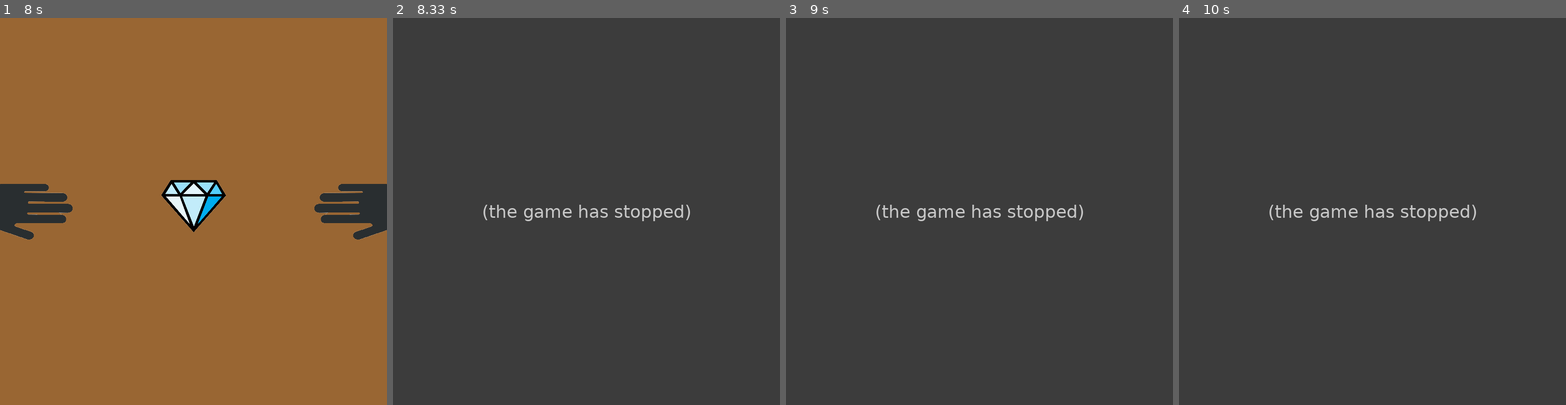
Above: before the commit, frames 1-4 (left to right).
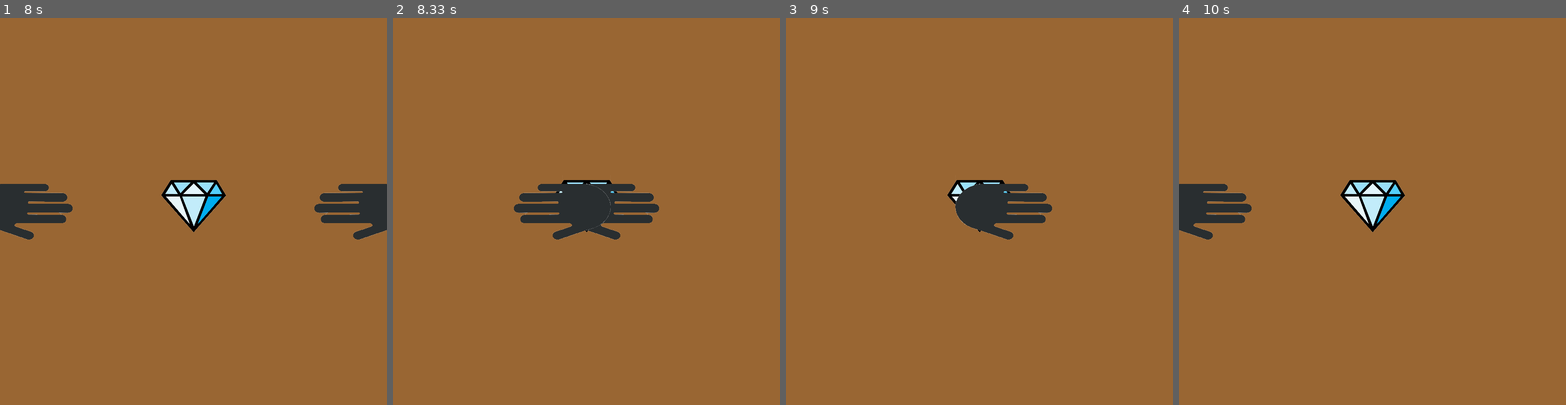
Above: after the commit, the same moments.

Repository: WingiM/PygameMiniGames
Game: pygame game, started from main.py
Same seed, same stepped clock (60 frames per second), same inputs: the game is played once before the commit and once after it.
Inputs (mouse positions are in pixels of both pictures, inside the frame that each line leads up to):
- Up to frame 1 (8 s): tap Right Alt at 0.33, 3.17, 7.7 s; tap Space at 0.67, 2.17, 3.83, 4.5, 5.23, 5.9, 6.63 s; click (100, 215) at 1.05 s; click (239, 246) at 1.88 s; click (197, 254) at 2.55 s; hold Space 2.83-3.13 s; hold W 3.5-3.8 s; hold Up 3.5-3.8 s; hold Up 4.17-4.47 s; tap W at 4.23, 4.9, 5.63, 6.3, 7.03 s; hold Up 4.83-5.2 s; hold Up 5.57-5.87 s; hold Up 6.23-6.6 s; hold Up 6.97-7.27 s
- Up to frame 2 (8.33 s): hold Space from 8.03 s (still down); hold Up from 8.03 s (still down); tap W at 8.1 s
- Up to frame 3 (9 s): release Space at 8.33 s; release Up at 8.33 s; hold Up from 8.7 s (still down); tap W at 8.77 s
- Up to frame 4 (10 s): release Up at 9.07 s; hold Up 9.43-9.8 s; tap W at 9.5 s

Frame 1 is identical in both runs. In frame 2, 97% of the frame differs, in the area x 0-100%, y 0-100%; in frame 3, 98%; in frame 4, 98%.
Error before the commit: NameError: name 'game' is not defined (StealTheDiamond.py line 63); the game stopped at 8.23 s (later frames are placeholders)

Commit message:
Made STD (NEEDS DESIGN)

Diff:
--- a/StealTheDiamond.py
+++ b/StealTheDiamond.py
@@ -2,6 +2,7 @@
 import random
 from Board import Board
 from load_image import load_image
+from load_sound import load_sound
 from constants import STD_TIME_RANGE, STD_DELAY, STD_EVENT_TYPE, \
     STD_HAND1_EVENT, STD_HAND2_EVENT, STD_HAND_SPEED, WIDTH, HEIGHT
 
@@ -12,22 +13,23 @@
 
 
 class StealTheDiamond(Board):
+    bell = load_sound('bell.mp3')
+    rewind = load_sound('restart.mp3')
 
     def __init__(self, screen, sprites):
         super().__init__(10, 10, screen)
         self.screen = screen
         self.time_range = STD_TIME_RANGE
-        self.caption = 'Укради бриллиант'
+        self.caption = 'Украсть бриллиант'
         self.sprites = sprites
         self.active = False
         self.time = random.randint(*self.time_range)
         self.delay = STD_DELAY
         pygame.time.set_timer(STD_EVENT_TYPE, self.delay)
-        self.red_score, self.blue_score = 0, 0
 
     def render(self):
         if self.active:
-            self.screen.fill((20, 20, 20))
+            self.screen.fill((0, 4, 71))
         else:
             self.screen.fill((153, 102, 51))
         self.sprites.draw(self.screen)
@@ -36,15 +38,15 @@
         if self.time > 0:
             self.time -= self.delay
         else:
+            pygame.mixer.Sound.play(StealTheDiamond.bell)
             self.active = True
             pygame.time.set_timer(STD_EVENT_TYPE, 0)
 
-    def replay(self):
+    def restart(self):
+        pygame.mixer.Sound.play(StealTheDiamond.rewind)
+        self.active = False
         self.time = random.randint(*self.time_range)
-
-    def restart(self):
-        self.active = False
-        self.red_score, self.blue_score = 0, 0
+        pygame.time.set_timer(STD_EVENT_TYPE, self.delay)
 
 
 class Diamond(pygame.sprite.Sprite):
@@ -60,9 +62,8 @@
         self.grabbed = False
 
     def move(self, speed):
-        if game.active:
-            self.rect = self.rect.move(speed, 0)
-            self.grabbed = True
+        self.rect = self.rect.move(speed, 0)
+        self.grabbed = True
 
     def set_start_pos(self):
         self.rect.x = WIDTH // 2 - self.image.get_width() // 2
@@ -71,6 +72,7 @@
 
 class Hand(pygame.sprite.Sprite):
     image = pygame.transform.scale(load_image('hand.png'), (200, 150))
+    snatch = load_sound('snatch.mp3')
 
     def __init__(self, *group, number=0, diamond=None):
         super().__init__(*group)
@@ -84,7 +86,7 @@
         self.rect.x = -50 if self.number == 1 else WIDTH - 150
         self.rect.y = HEIGHT // 2 - self.image.get_height() // 2
         self.speed = 0
-        self.grabbed = False
+        self.can_move = False
 
     def pressed(self):
         if not self.speed:
@@ -92,19 +94,20 @@
             pygame.time.set_timer(self.event, self.delay)
 
     def check_collision(self):
-        if pygame.sprite.collide_mask(self, self.diamond) and not self.diamond.grabbed:
-            self.speed = -self.speed
+        if pygame.sprite.collide_mask(self, self.diamond) and not self.diamond.grabbed and self.can_move:
+            pygame.mixer.Sound.play(Hand.snatch)
+            self.speed = -STD_HAND_SPEED
             self.diamond.move(self.speed * 2)
         if self.number == 1:
             if self.rect.x >= 200:
-                self.speed = -self.speed
+                self.speed = -STD_HAND_SPEED
             if self.rect.x < -50:
                 self.speed = 0
                 self.rect.x = -50
                 pygame.time.set_timer(self.event, 0)
         else:
             if self.rect.x <= 400:
-                self.speed = -self.speed
+                self.speed = -STD_HAND_SPEED
             if self.rect.x > 650:
                 self.speed = 0
                 self.rect.x = 650
@@ -113,31 +116,3 @@
     def move(self):
         self.rect = self.rect.move(self.speed, 0)
         self.check_collision()
-
-
-if __name__ == '__main__':
-    clock = pygame.time.Clock()
-    all_sprites = pygame.sprite.Group()
-    diamond = Diamond(all_sprites)
-    hand1 = Hand(all_sprites, number=1, diamond=diamond)
-    hand2 = Hand(all_sprites, number=2, diamond=diamond)
-    game = StealTheDiamond(screen, all_sprites)
-    running = True
-    while running:
-        for event in pygame.event.get():
-            if event.type == pygame.QUIT:
-                running = False
-            if event.type == STD_EVENT_TYPE:
-                game.update()
-            if event.type == STD_HAND1_EVENT:
-                hand1.move()
-            if event.type == STD_HAND2_EVENT:
-                hand2.move()
-            if event.type == pygame.KEYDOWN:
-                if event.key == pygame.K_w:
-                    hand1.pressed()
-                elif event.key == pygame.K_UP:
-                    hand2.pressed()
-        game.render()
-        clock.tick(FPS)
-        pygame.display.flip()
--- a/constants.py
+++ b/constants.py
@@ -24,5 +24,4 @@
 STD_HAND1_EVENT = 32776
 STD_HAND2_EVENT = 32777
 STD_HAND_DELAY = 50
-STD_HAND_SPEED = 100
-STD_WIN_DELAY = 5000
+STD_HAND_SPEED = 200  # Желательно не ставить высокие значения
--- a/main.py
+++ b/main.py
@@ -23,9 +23,9 @@
 
 # Настройка игры в "Украсть бриллиант"
 STD_all_sprites = pygame.sprite.Group()
-diamond = Diamond(STD_all_sprites)
-hand1 = Hand(STD_all_sprites, number=1, diamond=diamond)
-hand2 = Hand(STD_all_sprites, number=2, diamond=diamond)
+STD_diamond = Diamond(STD_all_sprites)
+STD_hand1 = Hand(STD_all_sprites, number=1, diamond=STD_diamond)
+STD_hand2 = Hand(STD_all_sprites, number=2, diamond=STD_diamond)
 STD = StealTheDiamond(screen, STD_all_sprites)
 
 # Цикл со всеми играми (временный)
@@ -36,10 +36,13 @@
     if game == STD:
         if event.type == STD_EVENT_TYPE:
             game.update()
+            if game.active:
+                STD_hand1.can_move = True
+                STD_hand2.can_move = True
         if event.type == STD_HAND1_EVENT:
-            hand1.move()
+            STD_hand1.move()
         if event.type == STD_HAND2_EVENT:
-            hand2.move()
+            STD_hand2.move()
     if event.type == pygame.KEYDOWN:
         if game == Sumo:
             if event.key == pygame.K_w:
@@ -48,9 +51,9 @@
                 game.update(2)
         if game == STD:
             if event.key == pygame.K_w:
-                hand1.pressed()
+                STD_hand1.pressed()
             if event.key == pygame.K_UP:
-                hand2.pressed()
+                STD_hand2.pressed()
 
 
 def start_game():
@@ -67,8 +70,15 @@
             if event.type == pygame.KEYDOWN:
                 if event.key == pygame.K_SPACE:
                     game.restart()
+                    if game == STD:
+                        STD_diamond.set_start_pos()
+                        STD_diamond.grabbed = False
+                        STD_hand1.can_move, STD_hand2.can_move = False, False
                 elif event.key == pygame.K_RALT:
                     game.restart()
+                    if game == STD:
+                        STD_diamond.set_start_pos()
+                        STD_diamond.grabbed = False
                     game = next(GAMES)
                     pygame.display.set_caption(game.caption)
         screen.fill((0, 0, 0))
Not shown, added: Sounds/bell.mp3
Not shown, added: Sounds/restart.mp3
Not shown, added: Sounds/snatch.mp3
